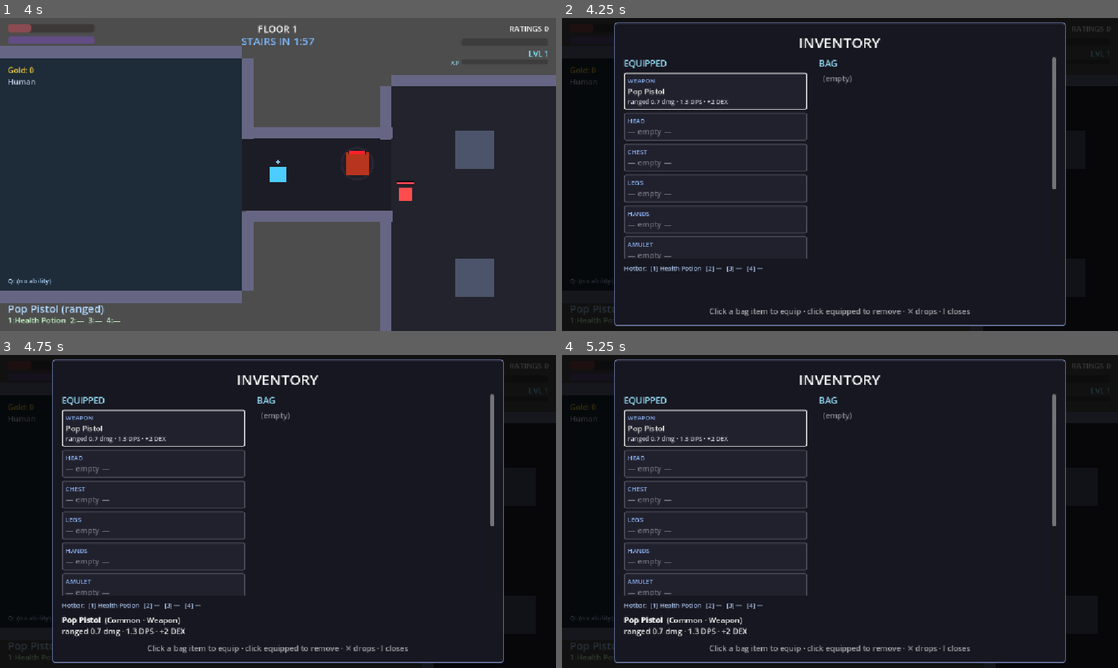
Above: before the commit, frames 1-4 (two rows, left to right).
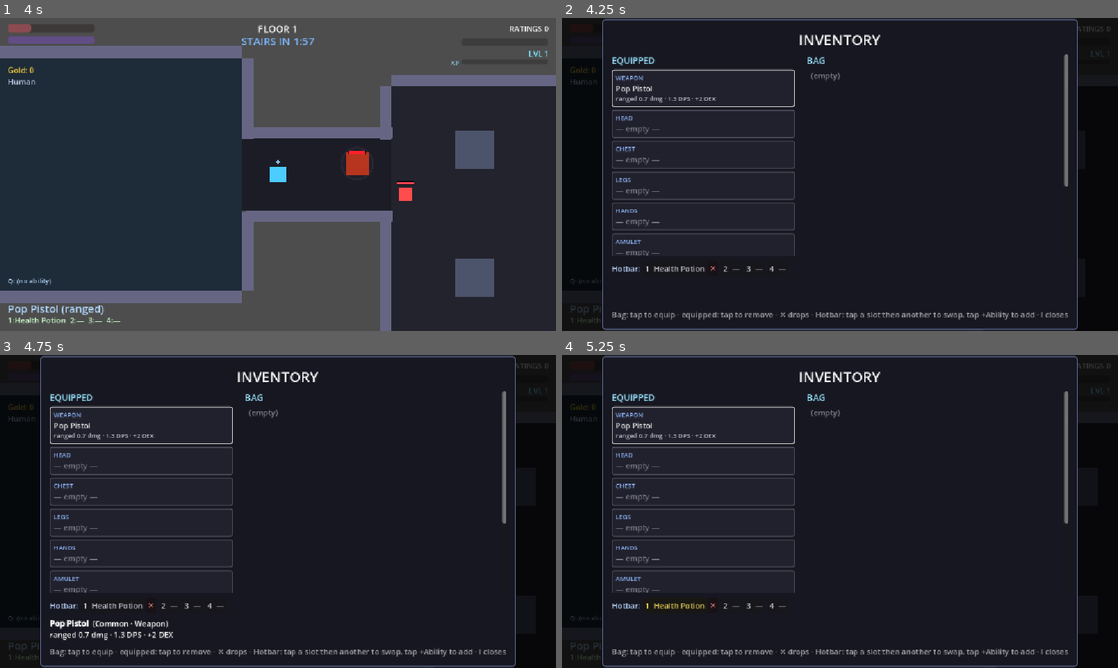
Above: after the commit, the same moments.

Repository: nderman/dungeon-grinder-cal
Game: Godot game, scene res://Floor.tscn
Same seed, same stepped clock (60 frames per second), same inputs: the game is played once before the commit and once after it.
Inputs (mouse positions are in pixels of both pictures, inside the frame that each line leads up to):
- Up to frame 1 (4 s): tap Enter (ui_accept) at 0.5, 0.77, 1.25, 2, 3.77 s; move the mouse to (400, 158) at 0.52 s; hold D (move_right) 0.53-1.25 s; hold K (abilities) 0.53-1.25 s; click (400, 158) at 0.8 s; drag from (166, 190) to (250, 237) at 1.27 s; move the mouse to (333, 105) at 2.02 s; hold D (move_right) 2.03-2.75 s; hold E (interact) 2.03-2.75 s; tap K (abilities) at 2.3 s; drag from (250, 237) to (111, 127) at 2.77 s; move the mouse to (444, 221) at 3.52 s; hold A (move_left) from 3.53 s (still down); hold E (interact) from 3.53 s (still down); tap Down (aim_down) at 3.6 s
- Up to frame 2 (4.25 s): keep holding A (move_left); keep holding E (interact); tap I (inventory) at 4.15 s
- Up to frame 3 (4.75 s): release A (move_left) at 4.25 s; release E (interact) at 4.25 s; drag from (111, 464) to (194, 433) at 4.27 s
- Up to frame 4 (5.25 s): click (673, 605) at 5 s, where only the run after the commit has a clickable "1 Health Potion"

Frame 1 is identical in both runs. In frame 2, 9.4% of the frame differs, in the area x 7-93%, y 0-100%; in frame 3, 10%; in frame 4, 9.9%.

Commit message:
Hotbar management: tap-to-arrange slots in the inventory (mobile-first)
The hotbar was auto-FIFO with no way to rearrange. Now the InventoryPanel's
hotbar is interactive: tap a slot to select, tap another to SWAP (lossless
reorder); an "Add:" row lists unslotted known/granted abilities → tap to drop
into the selected/first-free slot; ✕ clears a slot. All taps (touch-friendly).

GameManager API: swap_hotbar_slots, clear_hotbar_slot (ability → unslotted pool,
consumable → discarded with toast), assign_ability_to_slot (de-dupes, never
overwrites a consumable, toasts if nowhere to put it), unslotted_abilities.
Fixes the granted-ability bar-full case (you can now free a slot + add it).

Review fix: clear _sel_slot on hotbar_changed so a combat-driven slot change
(consumable hits 0 / grant shuffle) can't leave a stale selection that fires an
unintended swap on the next tap. test_hotbar covers swap/clear/assign + the
no-clobber, dedupe, full-bar→pool, and replace-ability paths.

Co-Authored-By: Claude Opus 4.8 (1M context) <noreply@anthropic.com>

Diff:
--- a/game-client/scripts/autoloads/GameManager.gd
+++ b/game-client/scripts/autoloads/GameManager.gd
@@ -373,6 +373,66 @@
 			hotbar_changed.emit()
 			return true
 	return false
+
+# --- Player hotbar management (tap-to-arrange from the inventory) -------------------------------
+
+# Swap two slots' contents — the player reorders the bar so the right thing's on the right key.
+func swap_hotbar_slots(i: int, j: int) -> void:
+	if i < 0 or j < 0 or i >= HOTBAR_SLOTS or j >= HOTBAR_SLOTS or i == j:
+		return
+	var t = hotbar[i]
+	hotbar[i] = hotbar[j]
+	hotbar[j] = t
+	hotbar_changed.emit()
+
+# Empty a slot. An ability just leaves the bar (still known/granted → reappears in unslotted_abilities);
+# a consumable is DISCARDED (explicit ✕, so not a footgun) since the bar is its only storage.
+func clear_hotbar_slot(i: int) -> void:
+	if i < 0 or i >= HOTBAR_SLOTS or hotbar[i] == null:
+		return
+	if hotbar[i].get("kind") == "consumable":
+		var p := get_tree().get_first_node_in_group("player")
+		SignalBus.toast.emit("%s discarded" % LootData.item_name(String(hotbar[i]["base"])), p.global_position if p else Vector2.ZERO)
+	hotbar[i] = null
+	hotbar_changed.emit()
+
+# Place a known/granted ability onto the bar. Prefers slot `prefer` (the tapped one); falls back to the
+# first empty slot if that's < 0 or holds a CONSUMABLE (never overwrite a consumable — it'd be lost).
+# De-dupes first so an ability is only ever in one slot. Toasts if there's nowhere to put it.
+func assign_ability_to_slot(id: String, prefer: int = -1) -> void:
+	if not AbilityLibrary.has_ability(id):
+		return
+	for k in range(HOTBAR_SLOTS):
+		if hotbar[k] != null and hotbar[k].get("kind") == "ability" and String(hotbar[k]["id"]) == id:
+			hotbar[k] = null
+	var target := prefer
+	if target < 0 or target >= HOTBAR_SLOTS or (hotbar[target] != null and hotbar[target].get("kind") == "consumable"):
+		target = -1
+		for i in range(HOTBAR_SLOTS):
+			if hotbar[i] == null:
+				target = i
+				break
+	if target < 0:
+		SignalBus.toast.emit("Hotbar full — clear a slot first", Vector2.ZERO)
+		hotbar_changed.emit()   # the de-dupe above may have changed the bar
+		return
+	hotbar[target] = {"kind": "ability", "id": id}
+	hotbar_changed.emit()
+
+# Known + granted abilities that aren't on the bar right now — the "add to a slot" pool in the inventory.
+func unslotted_abilities() -> Array[String]:
+	var slotted := {}
+	for s in hotbar:
+		if s != null and s.get("kind") == "ability":
+			slotted[String(s["id"])] = true
+	var out: Array[String] = []
+	for id in known_abilities:
+		if id not in slotted and id not in out:
+			out.append(id)
+	for id in granted_abilities:
+		if id not in slotted and id not in out:
+			out.append(id)
+	return out
 
 # Bind the cast key to a known ability.
 func select_ability(id: String) -> void:
--- a/game-client/tests/TestRunner.gd
+++ b/game-client/tests/TestRunner.gd
@@ -24,6 +24,7 @@
 	preload("res://tests/test_meta.gd"),
 	preload("res://tests/test_loot_reveal.gd"),
 	preload("res://tests/test_granted_abilities.gd"),
+	preload("res://tests/test_hotbar.gd"),
 ]
 
 func _ready() -> void:
--- /dev/null
+++ b/game-client/tests/test_hotbar.gd
@@ -0,0 +1,70 @@
+extends TestCase
+# Hotbar management API (tap-to-arrange): swap reorders losslessly, clear empties a slot (ability →
+# back to the unslotted pool, consumable discarded), assign places a pool ability without overwriting
+# a consumable + de-dupes, and unslotted_abilities lists known/granted that aren't on the bar.
+func _init() -> void: test_name = "hotbar"
+
+func run() -> void:
+	var saved_hb := GameManager.hotbar.duplicate(true)
+	var saved_known := GameManager.known_abilities.duplicate()
+	var saved_granted := GameManager.granted_abilities.duplicate()
+
+	GameManager.known_abilities = ["blink", "ground_slam"]
+	GameManager.granted_abilities = []
+	GameManager.hotbar = [{"kind": "ability", "id": "blink"}, {"kind": "consumable", "base": "health_potion", "tier": 0, "count": 3}, null, null]
+
+	# Swap is a lossless reorder.
+	GameManager.swap_hotbar_slots(0, 2)
+	check(GameManager.hotbar[0] == null and GameManager.hotbar[2] != null and String(GameManager.hotbar[2]["id"]) == "blink", "swap moves a slot's contents")
+	GameManager.swap_hotbar_slots(0, 2)   # back
+
+	# Unslotted pool = known/granted not currently on the bar (blink IS slotted → only ground_slam).
+	var pool := GameManager.unslotted_abilities()
+	check("ground_slam" in pool and "blink" not in pool, "unslotted pool excludes already-slotted abilities")
+
+	# Assign into the first empty slot; de-dupes (an ability lands in exactly one slot).
+	GameManager.assign_ability_to_slot("ground_slam")
+	check(_count_ability("ground_slam") == 1, "assign places the ability exactly once")
+	check("ground_slam" not in GameManager.unslotted_abilities(), "an assigned ability leaves the pool")
+
+	# Assign never OVERWRITES a consumable: preferring the potion slot (1) routes to an empty slot instead.
+	GameManager.hotbar = [{"kind": "ability", "id": "blink"}, {"kind": "consumable", "base": "health_potion", "tier": 0, "count": 3}, null, null]
+	GameManager.assign_ability_to_slot("ground_slam", 1)
+	check(String(GameManager.hotbar[1].get("kind", "")) == "consumable", "assign won't clobber a consumable slot")
+	check(_count_ability("ground_slam") == 1, "the ability landed in a free slot instead")
+
+	# Clear: an ability returns to the pool; a consumable is discarded.
+	GameManager.hotbar = [{"kind": "ability", "id": "blink"}, {"kind": "consumable", "base": "health_potion", "tier": 0, "count": 3}, null, null]
+	GameManager.clear_hotbar_slot(0)
+	check(GameManager.hotbar[0] == null and "blink" in GameManager.unslotted_abilities(), "clearing an ability slot frees it back to the pool")
+	GameManager.clear_hotbar_slot(1)
+	check(GameManager.hotbar[1] == null, "clearing a consumable slot discards it")
+
+	# A bar full of CONSUMABLES → a not-yet-slotted ability can't be placed and stays in the pool
+	# (no consumable is clobbered).
+	GameManager.hotbar = [
+		{"kind": "consumable", "base": "health_potion", "tier": 0, "count": 1},
+		{"kind": "consumable", "base": "mana_battery", "tier": 0, "count": 1},
+		{"kind": "consumable", "base": "health_potion", "tier": 1, "count": 1},
+		{"kind": "consumable", "base": "antidote", "tier": 1, "count": 1},
+	]
+	GameManager.assign_ability_to_slot("ground_slam", 0)   # prefer a consumable slot, no empty slot anywhere
+	check(_count_ability("ground_slam") == 0 and "ground_slam" in GameManager.unslotted_abilities(), "a consumable-full bar leaves the ability in the pool, never clobbers a consumable")
+	for s in GameManager.hotbar:
+		check(s != null and s.get("kind") == "consumable", "every consumable slot is intact after the failed assign")
+
+	# prefer pointing at a DIFFERENT ability slot overwrites it; the bumped ability returns to the pool.
+	GameManager.hotbar = [{"kind": "ability", "id": "blink"}, null, null, null]
+	GameManager.assign_ability_to_slot("ground_slam", 0)
+	check(_count_ability("ground_slam") == 1 and _count_ability("blink") == 0, "assigning onto an ability slot replaces it (old one back to the pool)")
+
+	GameManager.hotbar = saved_hb
+	GameManager.known_abilities = saved_known
+	GameManager.granted_abilities = saved_granted
+
+func _count_ability(id: String) -> int:
+	var n := 0
+	for s in GameManager.hotbar:
+		if s != null and s.get("kind") == "ability" and String(s.get("id", "")) == id:
+			n += 1
+	return n
--- a/game-client/ui/InventoryPanel.gd
+++ b/game-client/ui/InventoryPanel.gd
@@ -10,7 +10,8 @@
 var _equip_col: VBoxContainer
 var _bag_grid: GridContainer
 var _stats_lbl: Label
-var _quick_lbl: Label
+var _hotbar_box: VBoxContainer   # interactive hotbar: tap to select/swap slots, tap a pool ability to add
+var _sel_slot: int = -1          # the slot tapped first (awaiting a swap target); -1 = none selected
 var _detail: RichTextLabel
 var _eff: Dictionary = {}   # effective stats this refresh — feeds weapon effective-DPS in descs
 
@@ -59,10 +60,9 @@
 	_bag_grid.add_theme_constant_override("v_separation", 8)
 	right.add_child(_bag_grid)
 
-	_quick_lbl = Label.new()
-	_quick_lbl.add_theme_font_size_override("font_size", SMALL_FONT)
-	_quick_lbl.modulate = Color(0.7, 0.8, 0.95)
-	box.add_child(_quick_lbl)
+	_hotbar_box = VBoxContainer.new()
+	_hotbar_box.add_theme_constant_override("separation", 4)
+	box.add_child(_hotbar_box)
 
 	# Detail / compare bar — updated on hover, persists the last item examined.
 	_detail = RichTextLabel.new()
@@ -72,10 +72,18 @@
 	_detail.custom_minimum_size = Vector2(0, 48)
 	box.add_child(_detail)
 
-	add_hint(box, "Click a bag item to equip · click equipped to remove · ✕ drops · I closes")
+	add_hint(box, "Bag: tap to equip · equipped: tap to remove · ✕ drops · Hotbar: tap a slot then another to swap, tap +Ability to add · I closes")
 	GameManager.items_changed.connect(func(): if visible: _refresh())
+	# A combat use (consumable hits 0) or a grant shuffle can move slots out from under a pending
+	# selection — drop it so the next tap can't trigger an unintended swap. (Pure select/deselect
+	# doesn't emit hotbar_changed, so this never clobbers an in-progress swap.)
+	GameManager.hotbar_changed.connect(func() -> void:
+		if visible:
+			_sel_slot = -1
+			_refresh())
 
 func _on_show() -> void:
+	_sel_slot = -1   # don't carry a stale slot selection across opens
 	_apply_size()
 	_refresh()
 
@@ -100,7 +108,7 @@
 		for inst in GameManager.bag:
 			_bag_grid.add_child(_bag_card(inst))
 	_update_stats()
-	_update_quick()
+	_rebuild_hotbar()
 	_set_detail("")
 
 func _update_stats() -> void:
@@ -109,11 +117,68 @@
 		parts.append("%s %d" % [s, int(_eff.get(s, 0))])
 	_stats_lbl.text = "Effective:  " + "    ".join(parts)
 
-func _update_quick() -> void:
-	var parts: PackedStringArray = []
+# The interactive hotbar: a row of tappable slot buttons + a row of unslotted abilities to add.
+func _rebuild_hotbar() -> void:
+	_clear(_hotbar_box)
+	var row := HBoxContainer.new()
+	row.add_theme_constant_override("separation", 6)
+	var head := Label.new()
+	head.text = "Hotbar:"
+	head.modulate = Color(0.7, 0.8, 0.95)
+	row.add_child(head)
 	for i in range(GameManager.hotbar.size()):
-		parts.append("[%d] %s" % [i + 1, GameManager.hotbar_slot_label(i)])
-	_quick_lbl.text = "Hotbar:  " + "   ".join(parts)
+		row.add_child(_hotbar_slot(i))
+	_hotbar_box.add_child(row)
+
+	var pool := GameManager.unslotted_abilities()
+	if not pool.is_empty():
+		var prow := HBoxContainer.new()
+		prow.add_theme_constant_override("separation", 6)
+		var ph := Label.new()
+		ph.text = "Add:"
+		ph.modulate = Color(0.6, 0.7, 0.6)
+		prow.add_child(ph)
+		for id in pool:
+			var b := Button.new()
+			b.text = "+ %s" % AbilityLibrary.ability_name(id)
+			b.focus_mode = Control.FOCUS_NONE
+			b.modulate = Color(0.6, 0.85, 1.0)
+			b.pressed.connect(func() -> void:
+				GameManager.assign_ability_to_slot(id, _sel_slot)
+				_sel_slot = -1)   # hotbar_changed → _refresh redraws
+			prow.add_child(b)
+		_hotbar_box.add_child(prow)
+
+# One hotbar slot: a tap-to-select/swap button (highlighted when selected) + a ✕ to clear it.
+func _hotbar_slot(i: int) -> Control:
+	var h := HBoxContainer.new()
+	h.add_theme_constant_override("separation", 2)
+	var b := Button.new()
+	b.text = "%d  %s" % [i + 1, GameManager.hotbar_slot_label(i)]
+	b.focus_mode = Control.FOCUS_NONE
+	b.modulate = Color(1.0, 0.9, 0.4) if i == _sel_slot else Color(0.85, 0.85, 0.9)
+	b.pressed.connect(func() -> void: _on_slot_tap(i))
+	h.add_child(b)
+	if GameManager.hotbar[i] != null:
+		var x := Button.new()
+		x.text = "✕"
+		x.focus_mode = Control.FOCUS_NONE
+		x.modulate = Color(1.0, 0.55, 0.55)
+		x.pressed.connect(func() -> void: GameManager.clear_hotbar_slot(i))
+		h.add_child(x)
+	return h
+
+# First tap selects a slot; a second tap on a DIFFERENT slot swaps them; tapping the same slot deselects.
+func _on_slot_tap(i: int) -> void:
+	if _sel_slot == i:
+		_sel_slot = -1
+		_refresh()
+	elif _sel_slot == -1:
+		_sel_slot = i
+		_refresh()
+	else:
+		GameManager.swap_hotbar_slots(_sel_slot, i)   # hotbar_changed → _refresh redraws
+		_sel_slot = -1
 
 # --- Cards ------------------------------------------------------------------------------------
 
Not shown, changed: docs/TODO.md
